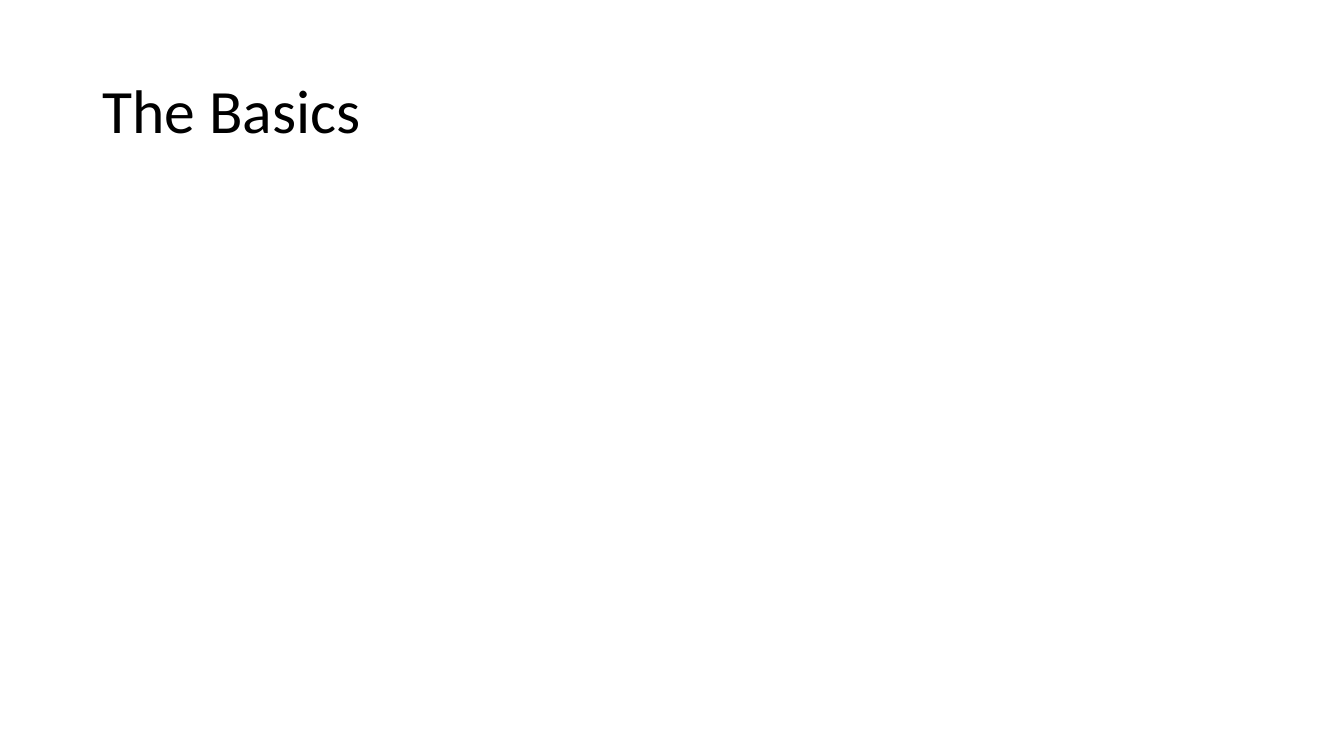
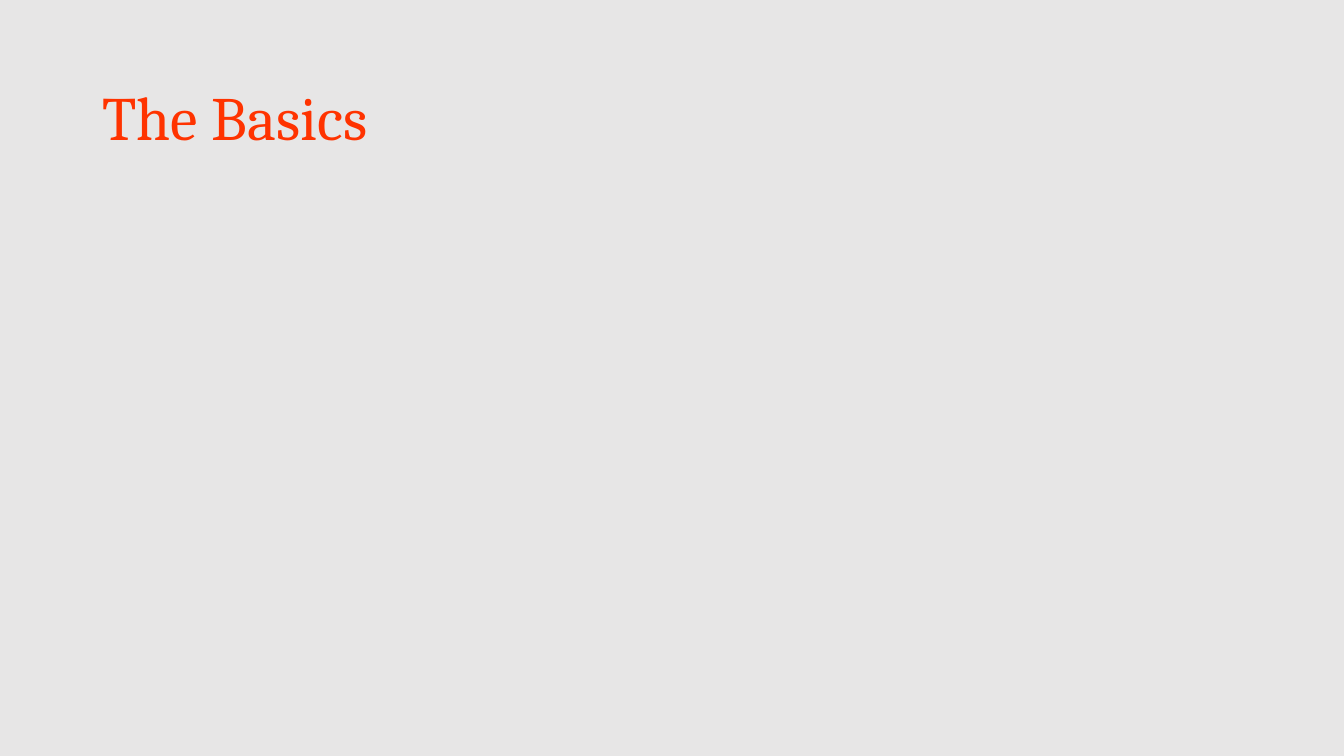
Before and after one commit to djhmateer/davesmusic, a slide deck: slide 4 of Documents/DavesTopMusic.pptx (slide 3 before the commit). Drawn at 1344x756 pixels with LibreOffice and Linux fonts; fonts in the diff are those of the drawing. Boxes give left, top, right and bottom in pixels: in the first picture for what was removed or moved away, otherwise in the second. Text is boxed around its words. In the diff, an @@ line names an element or a change of style, - is before the commit and + after.

```diff
--- a/Documents/DavesTopMusic.pptx
+++ b/Documents/DavesTopMusic.pptx
@@ background #FFFFFF to #E7E6E6 @@
@@ title "The Basics" at bbox=[102, 97, 368, 141]: font Calibri to Cambria, text colour #000000 to #FF3300 @@
```
Also in this commit, not shown: 4 other slides changed, 1 slide added.
